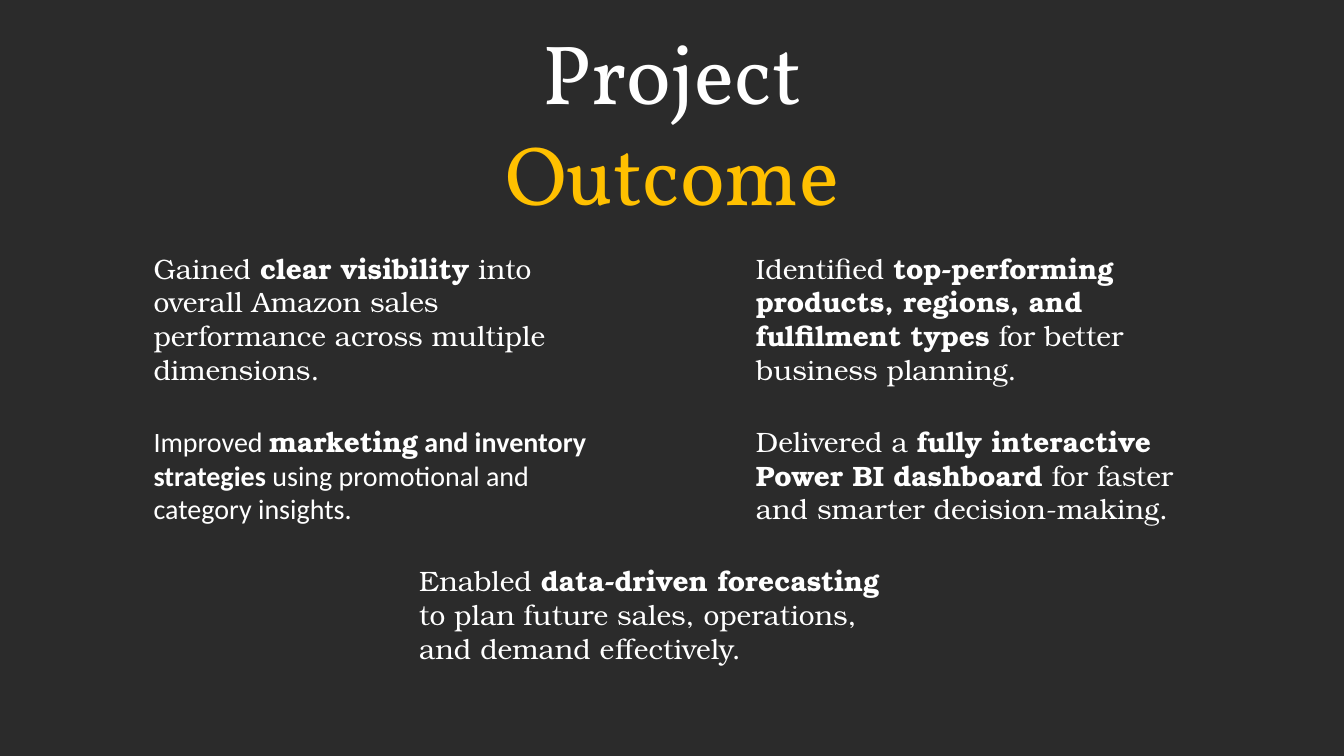
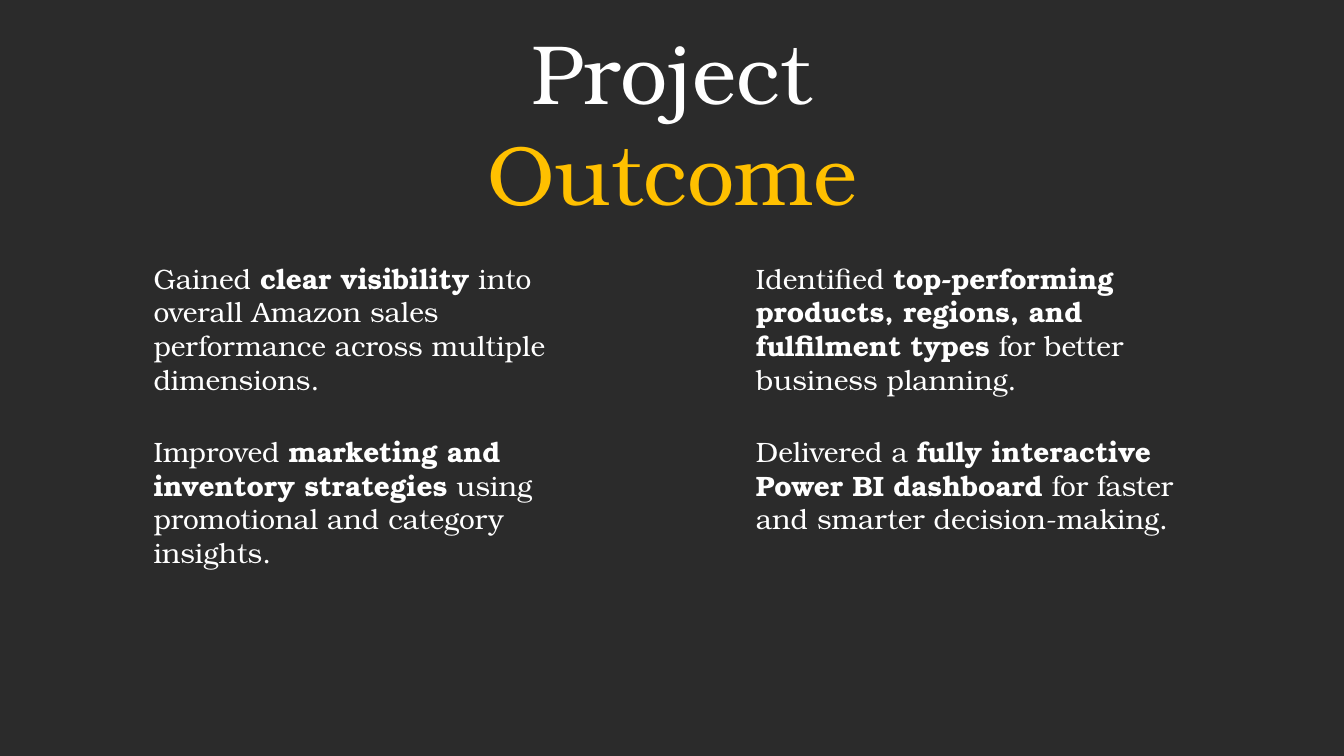
Before and after one commit to prafullwahatule/BI-Amazon-Sale-Report, a slide deck: slide 6 of Report/Amazon Sales Report.pptx (slide 5 before the commit). Drawn at 1344x756 pixels with LibreOffice and Linux fonts; fonts in the diff are those of the drawing; background and template pictures are left out; a plain dark background stands for a picture behind light text. Boxes give left, top, right and bottom in pixels: in the first picture for what was removed or moved away, otherwise in the second. Text is boxed around its words. In the diff, an @@ line names an element or a change of style, - is before the commit and + after.

```diff
--- a/Report/Amazon Sales Report.pptx
+++ b/Report/Amazon Sales Report.pptx
@@ text "Project" at box(487, 46, 857, 206): font Vollkorn to TeX Gyre Bonum @@
@@ text "Improved marketing and inventory strategies ...": place and size @@
-text "Improved marketing and inventory strategies ..." at box(154, 430, 586, 524)
+text "Improved marketing and inventory strategies ..." at box(154, 440, 532, 569)
@@ text "Improved marketing and inventory strategies ..." at box(154, 440, 532, 569): font Calibri to TeX Gyre Bonum in "Improved and inventory strategies using promotional and ..." @@
@@ 3 texts: place and size @@
-3 texts at box(154, 257, 1173, 526)
+3 texts at box(154, 267, 1173, 536)
@@ text removed at box(419, 569, 880, 665) @@
-Enabled data-driven forecasting to plan future sales, operations, and demand effectively.
```
Also in this commit, not shown: 1 other slide changed, 7 slides added, 1 other file.
